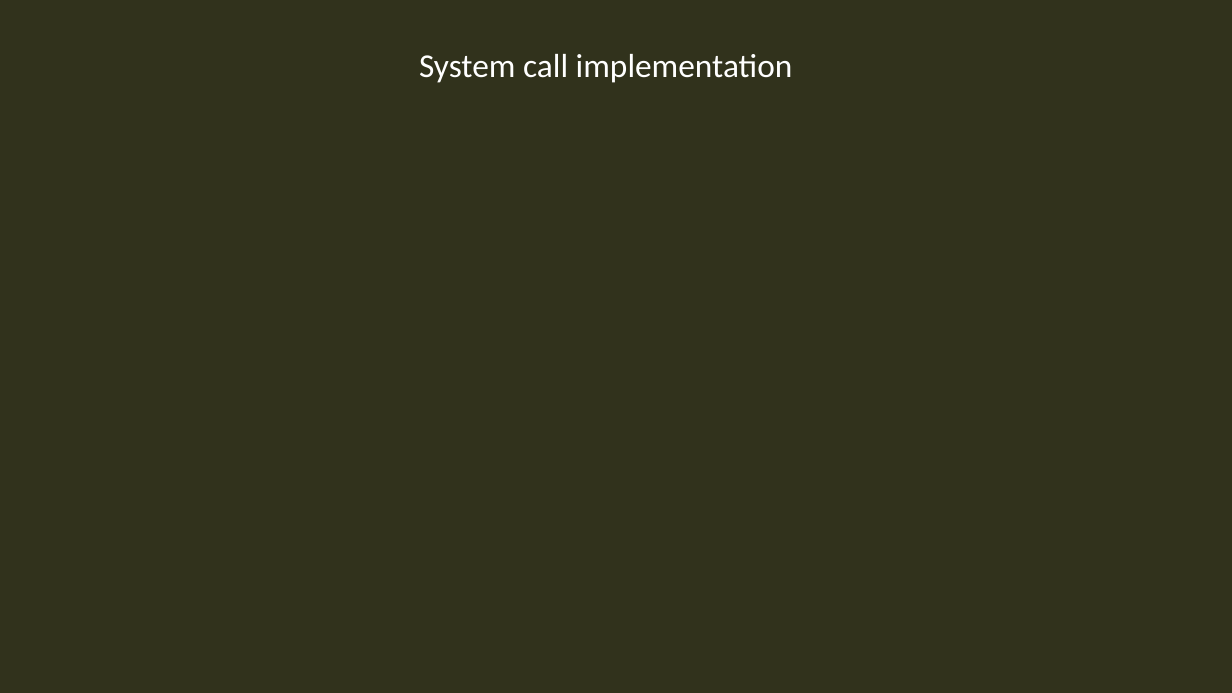
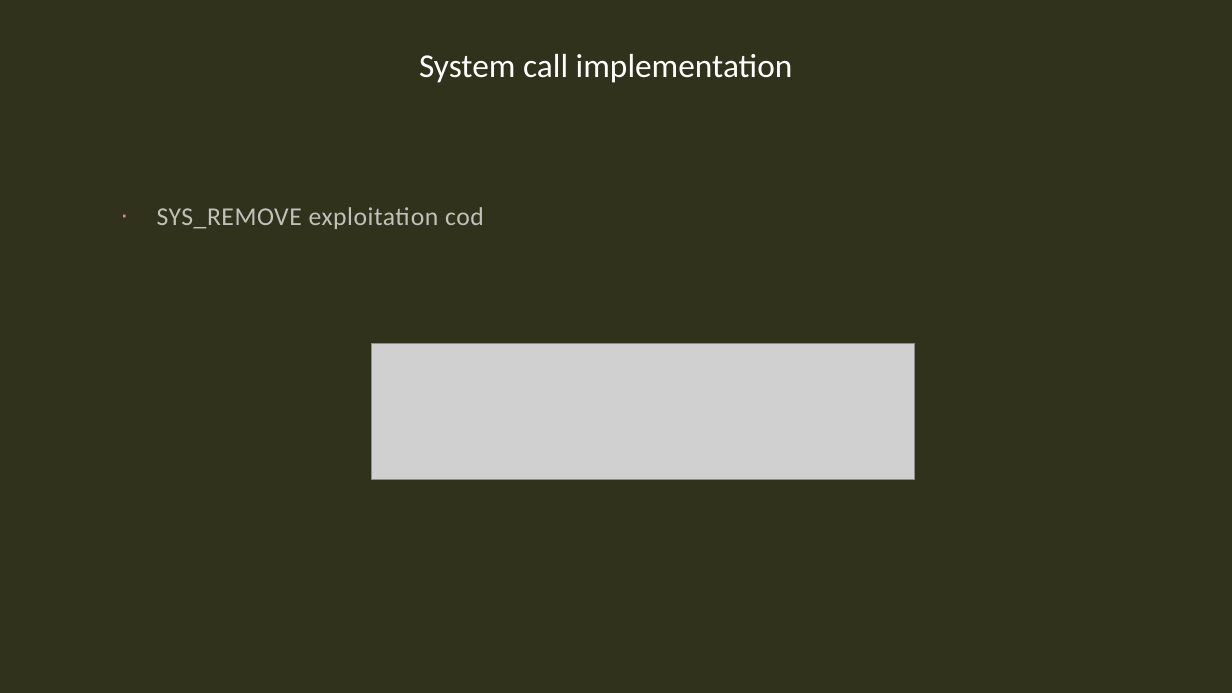
Before and after one commit to Bitna0403/pintos, a slide deck: slide 3 of pintos_ppt.pptx (slide 4 before the commit). Drawn at 1232x693 pixels with LibreOffice and Linux fonts; fonts in the diff are those of the drawing; grey boxes stand for pictures. Boxes give left, top, right and bottom in pixels: in the first picture for what was removed or moved away, otherwise in the second. Text is boxed around its words. In the diff, an @@ line names an element or a change of style, - is before the commit and + after.

```diff
--- a/pintos_ppt.pptx
+++ b/pintos_ppt.pptx
@@ text added at (157,207,497,229), 20 pt, text #FFFFFF at 70% opacity @@
+· SYS_REMOVE exploitation code
@@ picture added at (372,344,915,481) @@
```
Also in this commit, not shown: 1 other slide changed, 1 slide added, 1 slide removed.
